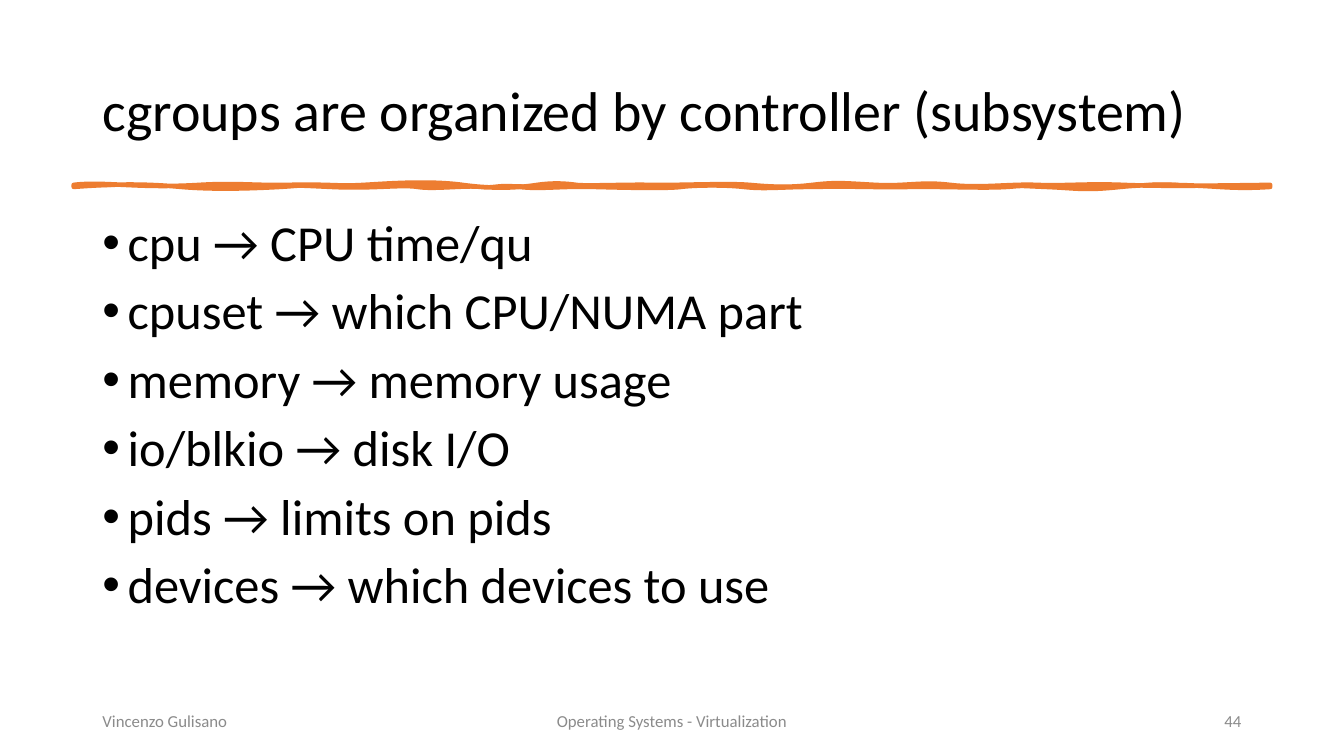
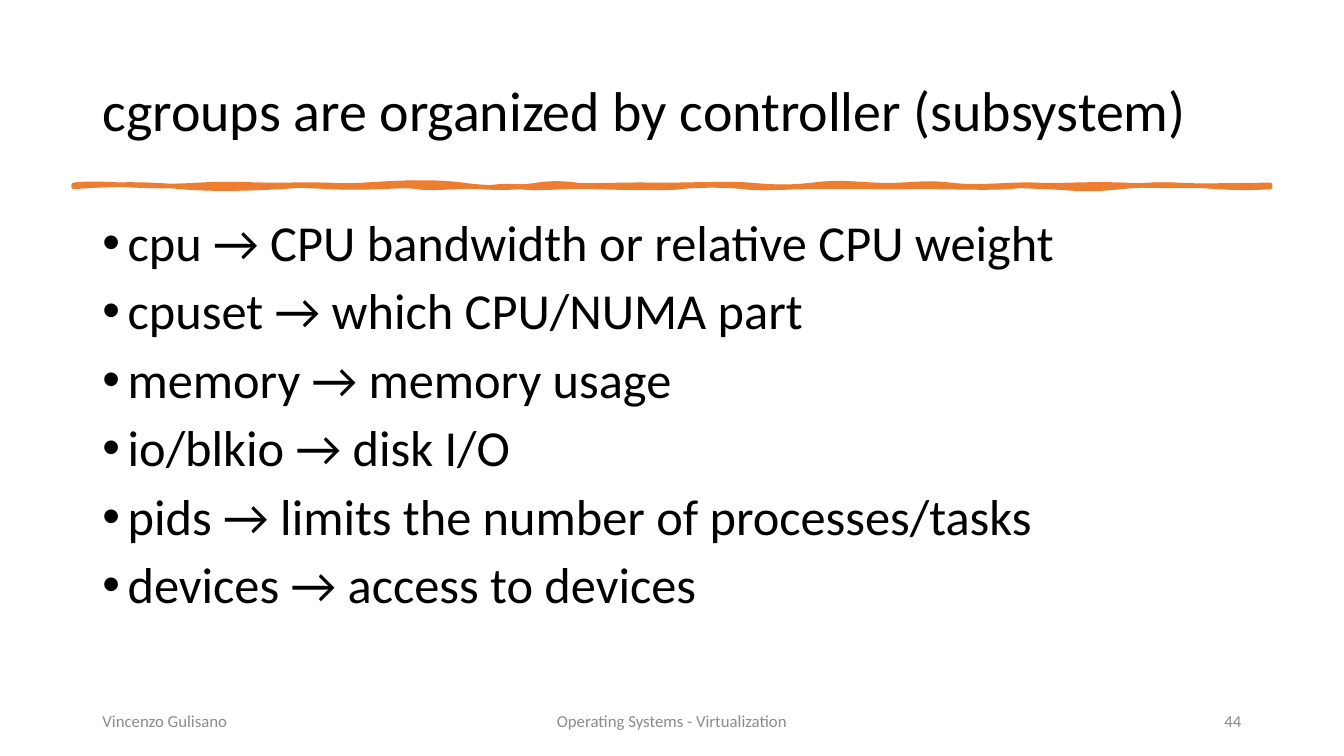
Before and after one commit to vincenzo-gulisano/os_material, a slide deck: slide 44 of slides/virtualization.pptx. Drawn at 1344x756 pixels with LibreOffice and Linux fonts; fonts in the diff are those of the drawing. Boxes give left, top, right and bottom in pixels: in the first picture for what was removed or moved away, otherwise in the second. Text is boxed around its words. In the diff, an @@ line names an element or a change of style, - is before the commit and + after.

```diff
--- a/slides/virtualization.pptx
+++ b/slides/virtualization.pptx
@@ text at [128,226,1054,270]: text changed @@
-• cpu → CPU time/qu
+• cpu → CPU bandwidth or relative CPU weight
@@ text at [128,500,1032,604]: text changed @@
-• pids → limits on pids
-• devices → which devices to use
+• pids → limits the number of processes/tasks
+• devices → access to devices
```
Also in this commit, not shown: 8 other slides changed, 1 slide added, 1 other file.
